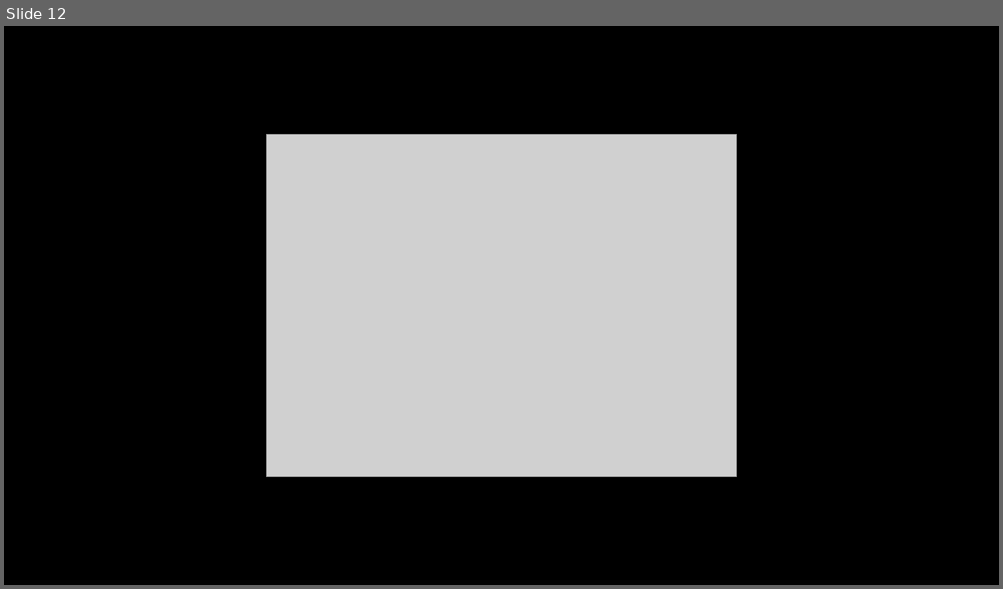
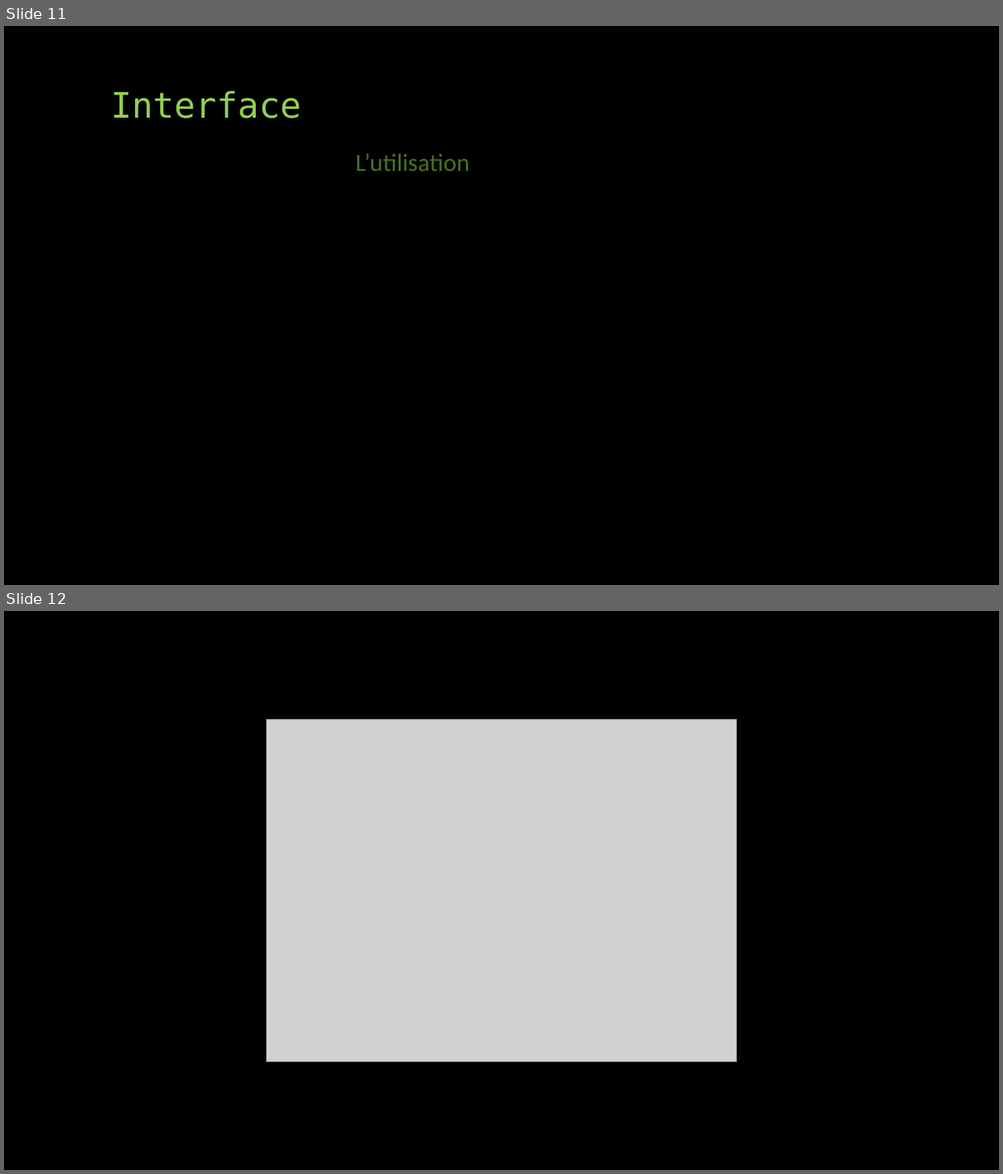
Before and after one commit to Asord/ProjetSOM, a slide deck: Documents/PowerPoint/DiapoPhase1.pptx. Shown one above the other, each under a label of ours: slide 12 before the commit, slides 11 and 12 after it. The pictures are 1003x589 and 1003x1174 pixels, drawn with LibreOffice and Linux fonts; fonts in the diff are those of the drawing; grey boxes stand for pictures; background and template pictures are left out. Boxes give left, top, right and bottom in pixels: in the first picture for what was removed or moved away, otherwise in the second. Text is boxed around its words. In the diff, an @@ line names an element or a change of style, - is before the commit and + after.

Commit message:
mis à jour partie interface du powerpoint

```diff
--- a/Documents/PowerPoint/DiapoPhase1.pptx
+++ b/Documents/PowerPoint/DiapoPhase1.pptx
@@ slide 11 added at (4, 26, 999, 585), background picture (left out) @@
@@ text added at (111, 91, 301, 118), 34 pt, text #92D050 @@
+Interface
@@ text added at (356, 153, 469, 171), 24 pt, text #49721E @@
+L’utilisation
```
Also in this commit, not shown: 1 slide removed.
